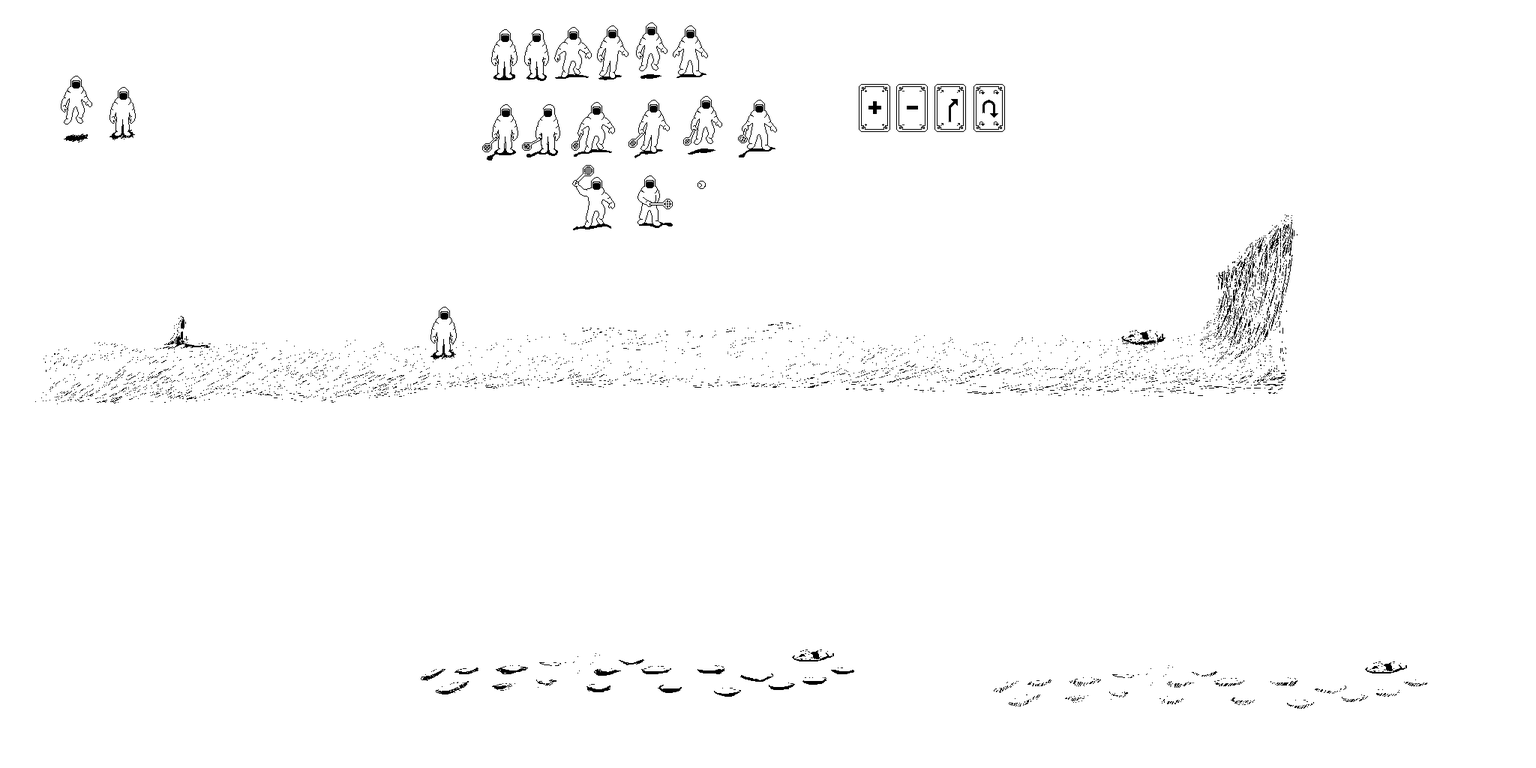
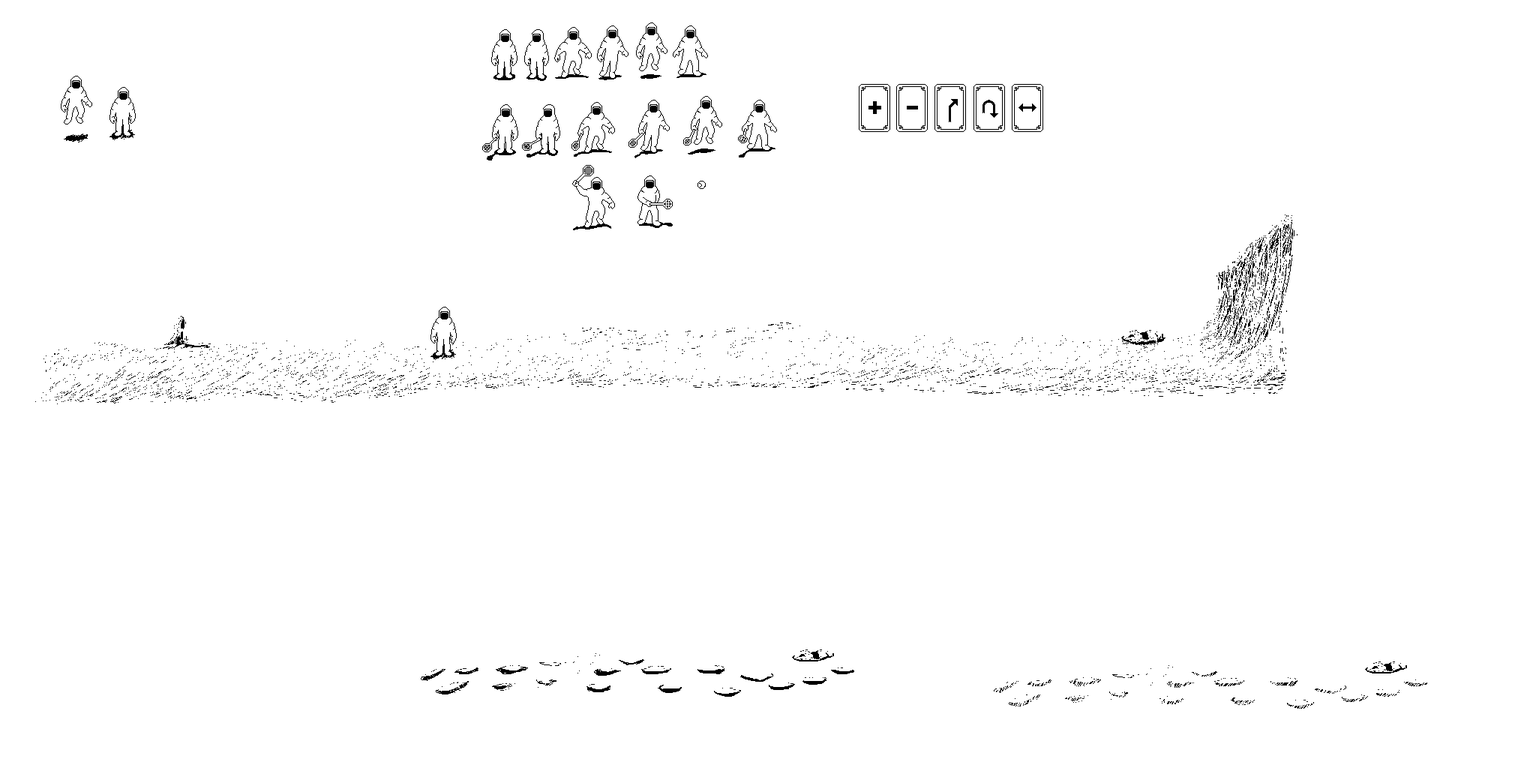
Revision of a layered 1536×768 image; what changed, layer by layer:
painted on "Ebene #1" over [864, 83, 1044, 132]
